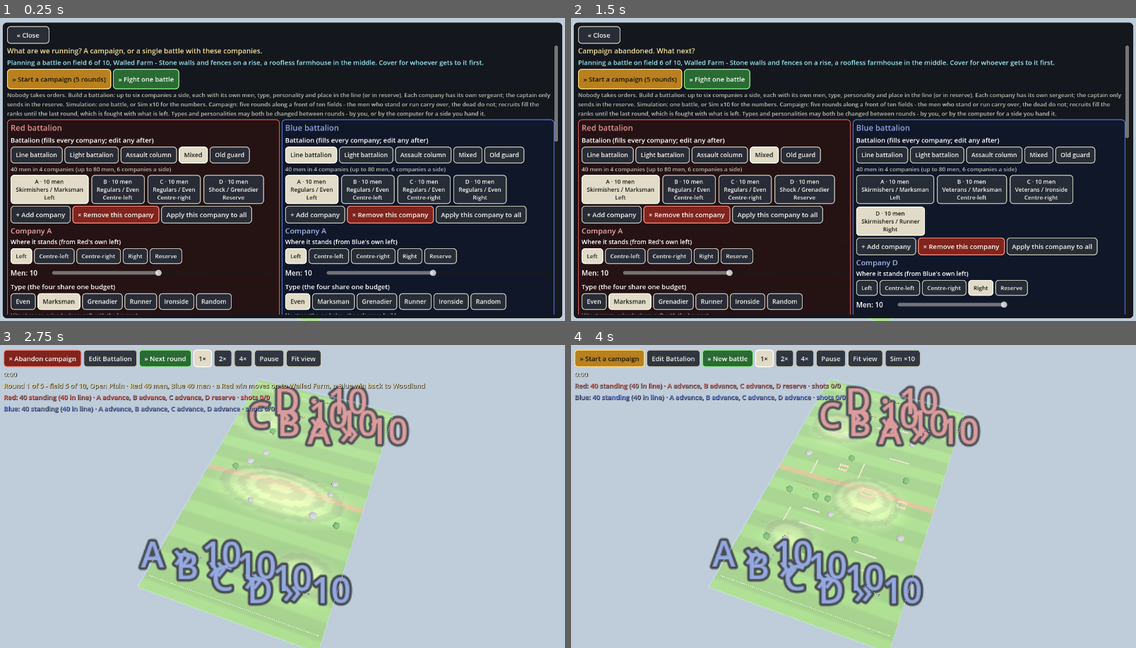
Above: before the commit, frames 1-4 (two rows, left to right).
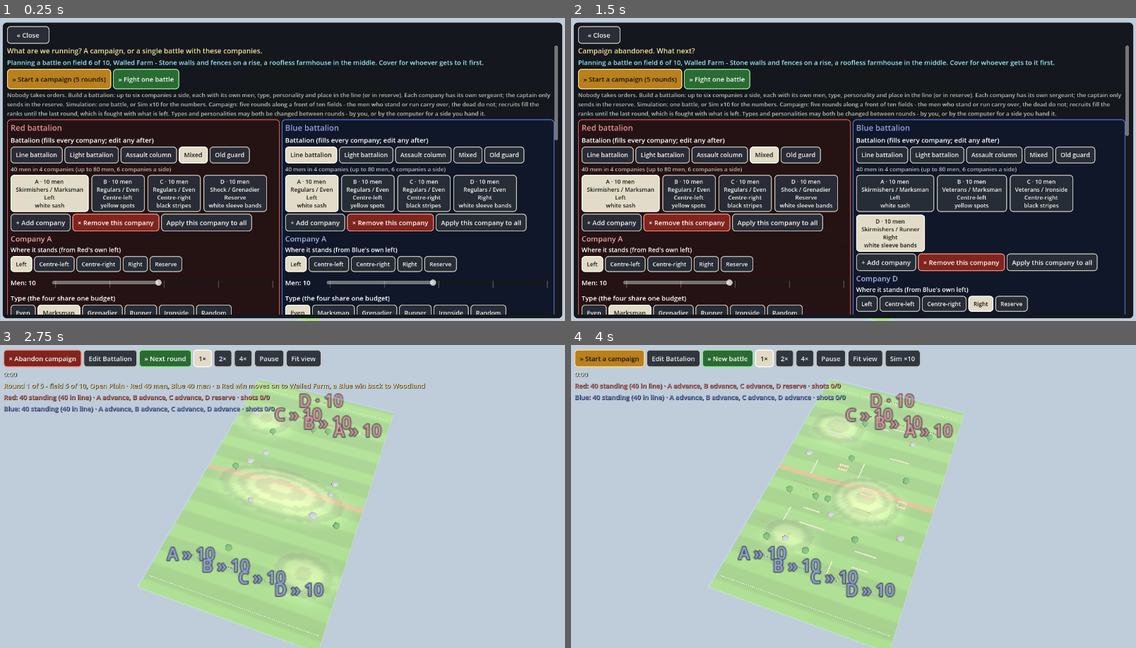
Above: after the commit, the same moments.

Repository: nathandunn/battalion-bots
Game: Godot game, scene res://scenes/Main.tscn
The game is run twice, just before and just after one commit, with the same random seed, the same clock (stepped at 60 frames per second) and the same inputs.
Inputs:
- Up to frame 1 (0.25 s): no input
- Up to frame 2 (1.5 s): click "» Start a campaign (5 rounds)" at 0.5 s; click "× Abandon campaign" at 1.25 s
- Up to frame 3 (2.75 s): click "» Start a campaign (5 rounds)" at 2 s
- Up to frame 4 (4 s): click "× Abandon campaign" at 2.75 s; click "» Fight one battle" at 3.5 s

The runs differ from the first frame. In frame 1, 14% of the frame differs, in the area x 1-99%, y 40-98%; in frame 2, 14%, in the area x 1-99%, y 38-98%; in frame 3, 7.4%; in frame 4, 7.5%.

Commit message:
Smaller floating labels, company markings, bolder men slider
- Company and soldier name labels shrunk (font 34->16, name pixel size 0.012->0.0045)
- Each company gets a pattern and colour on torso, sleeves and cap: sash, spots, stripes, sleeve bands, cross-belts, chevrons
- Company card names its marking; Men slider taller with ticks

Co-Authored-By: Claude Sonnet 5.5 <noreply@anthropic.com>
Claude-Session: https://claude.ai/code/session_016axrmBKdgRkTzTR7HP5Ep1

Diff:
--- a/scripts/hud.gd
+++ b/scripts/hud.gd
@@ -510,6 +510,7 @@
 	var sl := Label.new()
 	sl.text = "Men: %d" % int(manager.team_sizes[t])
 	sl.custom_minimum_size = Vector2(90, 0)
+	sl.add_theme_font_size_override("font_size", 15)
 	size_row.add_child(sl)
 	size_labels.append(sl)
 	var size_slider := HSlider.new()
@@ -518,7 +519,9 @@
 	size_slider.step = 1
 	size_slider.value = int(manager.team_sizes[t])
 	size_slider.size_flags_horizontal = Control.SIZE_EXPAND_FILL
-	size_slider.custom_minimum_size = Vector2(0, 32)
+	size_slider.custom_minimum_size = Vector2(0, 40)
+	size_slider.tick_count = 5
+	size_slider.ticks_on_borders = true
 	size_slider.value_changed.connect(func(v: float):
 		if _updating:
 			return
@@ -719,7 +722,7 @@
 		var b := Button.new()
 		b.toggle_mode = true
 		b.button_pressed = c == manager.sel[t]
-		b.text = "%s · %d men\n%s / %s\n%s" % [co["name"], int(co["size"]), co["persona_name"], co["type_name"], co["slot"]]
+		b.text = "%s · %d men\n%s / %s\n%s\n%s" % [co["name"], int(co["size"]), co["persona_name"], co["type_name"], co["slot"], MatchManager.mark_for(c)["name"]]
 		b.custom_minimum_size = Vector2(118, 0)
 		b.add_theme_font_size_override("font_size", 13)
 		b.pressed.connect(func():
--- a/scripts/match_manager.gd
+++ b/scripts/match_manager.gd
@@ -32,6 +32,22 @@
 	"Old guard": "Three companies of veterans and a screen of marksmen",
 }
 const TEAM_NAMES := ["Red", "Blue"]
+## How each company is told apart on the field: a pattern and an accent colour, by company index.
+## pattern: sash | spots | stripes | bands | cross | chevron
+const MARKS := [
+	{"name": "white sash", "pattern": "sash", "color": Color(0.95, 0.95, 0.92)},
+	{"name": "yellow spots", "pattern": "spots", "color": Color(0.98, 0.85, 0.2)},
+	{"name": "black stripes", "pattern": "stripes", "color": Color(0.08, 0.08, 0.1)},
+	{"name": "white sleeve bands", "pattern": "bands", "color": Color(0.95, 0.95, 0.92)},
+	{"name": "gold cross-belts", "pattern": "cross", "color": Color(0.9, 0.7, 0.15)},
+	{"name": "green chevrons", "pattern": "chevron", "color": Color(0.25, 0.75, 0.35)},
+]
+
+
+static func mark_for(c: int) -> Dictionary:
+	return MARKS[c % MARKS.size()]
+
+
 const TEAM_COLORS := [Color(0.8, 0.22, 0.2), Color(0.2, 0.35, 0.8)]
 const SERGEANT_TICK := 0.5
 const VOLLEY_COOLDOWN := 2.5
@@ -294,8 +310,8 @@
 				lab.no_depth_test = true
 				lab.fixed_size = true
 				lab.pixel_size = 0.0022
-				lab.font_size = 34
-				lab.outline_size = 10
+				lab.font_size = 16
+				lab.outline_size = 4
 				lab.modulate = TEAM_COLORS[t].lightened(0.45)
 				lab.text = String(co["name"])
 				lab.position = Vector3(band_x(t, c), z0 + 5.0, z0)
--- a/scripts/soldier.gd
+++ b/scripts/soldier.gd
@@ -681,6 +681,7 @@
 	body_root.add_child(arm_r)
 	leg_l = _leg(trouser, -0.14)
 	leg_r = _leg(trouser, 0.14)
+	_add_markings(torso, cap)
 	# the rifle: stock, barrel, bayonet
 	rifle = Node3D.new()
 	rifle.position = Vector3(0.22, 1.3, -0.25)
@@ -736,12 +737,13 @@
 
 	label = Label3D.new()
 	label.text = soldier_name if rounds == 0 else "%s *%d" % [soldier_name, rounds]   # *n: rounds survived
-	label.font_size = 26
-	label.pixel_size = 0.012
+	label.font_size = 24
+	label.pixel_size = 0.0045
+	label.outline_size = 4
 	label.billboard = BaseMaterial3D.BILLBOARD_ENABLED
 	label.no_depth_test = true
 	label.position = Vector3(0, 2.35, 0)
-	label.modulate = Color(1, 1, 1, 0.85)
+	label.modulate = Color(1, 1, 1, 0.7)
 	add_child(label)
 	# hp bar
 	var bar_bg := MeshInstance3D.new()
@@ -758,6 +760,62 @@
 	_bar_fg.material_override = _bar_material(Color(0.3, 0.9, 0.3, 0.95), 2)
 	_bar_fg.position = Vector3(0, 2.12, 0.001)
 	add_child(_bar_fg)
+
+
+## Stripes, spots and the rest, by company, so the units can be told apart at a glance.
+func _add_markings(torso: Node3D, cap: MeshInstance3D) -> void:
+	var mk: Dictionary = MatchManager.mark_for(company)
+	var mm := StandardMaterial3D.new()
+	mm.albedo_color = mk["color"]
+	var cap_band := MeshInstance3D.new()          # every company wears its colour round the cap
+	cap_band.mesh = _box(Vector3(0.34, 0.05, 0.36))
+	cap_band.material_override = mm
+	cap_band.position = Vector3(0, -0.05, 0)
+	cap.add_child(cap_band)
+	for side in [-1.0, 1.0]:                      # front (-z) and back (+z)
+		var z: float = 0.155 * side
+		match String(mk["pattern"]):
+			"sash":
+				_mark(torso, mm, Vector3(0.52, 0.1, 0.02), Vector3(0, 0.02, z))
+			"spots":
+				for p in [Vector2(-0.13, 0.17), Vector2(0.13, 0.17), Vector2(0, 0.0), Vector2(-0.13, -0.17), Vector2(0.13, -0.17)]:
+					_mark(torso, mm, Vector3(0.09, 0.09, 0.02), Vector3(p.x, p.y, z), true)
+			"stripes":
+				for x in [-0.15, 0.0, 0.15]:
+					_mark(torso, mm, Vector3(0.05, 0.62, 0.02), Vector3(x, 0, z))
+			"bands":
+				_mark(torso, mm, Vector3(0.52, 0.06, 0.02), Vector3(0, 0.12, z))
+				_mark(torso, mm, Vector3(0.52, 0.06, 0.02), Vector3(0, -0.12, z))
+			"cross":
+				for a in [0.62, -0.62]:
+					var b := _mark(torso, mm, Vector3(0.07, 0.8, 0.02), Vector3(0, 0, z))
+					b.rotation.z = a
+			"chevron":
+				for a in [0.6, -0.6]:
+					for dy in [0.1, -0.06]:
+						var b := _mark(torso, mm, Vector3(0.3, 0.06, 0.02), Vector3(-0.1 * signf(a), dy, z))
+						b.rotation.z = a
+	if String(mk["pattern"]) == "bands" or String(mk["pattern"]) == "stripes":
+		for arm in [arm_l, arm_r]:               # a band round each sleeve too
+			_mark(arm, mm, Vector3(0.16, 0.08, 0.16), Vector3(0, 0.1, 0))
+
+
+func _mark(parent: Node3D, mat: Material, size: Vector3, pos: Vector3, round_spot := false) -> MeshInstance3D:
+	var m := MeshInstance3D.new()
+	if round_spot:
+		var sp := SphereMesh.new()
+		sp.radius = size.x * 0.5
+		sp.height = size.x
+		sp.radial_segments = 8
+		sp.rings = 4
+		m.mesh = sp
+		m.scale = Vector3(1, 1, 0.3)
+	else:
+		m.mesh = _box(size)
+	m.material_override = mat
+	m.position = pos
+	parent.add_child(m)
+	return m
 
 
 func _leg(mat: Material, x: float) -> Node3D:
